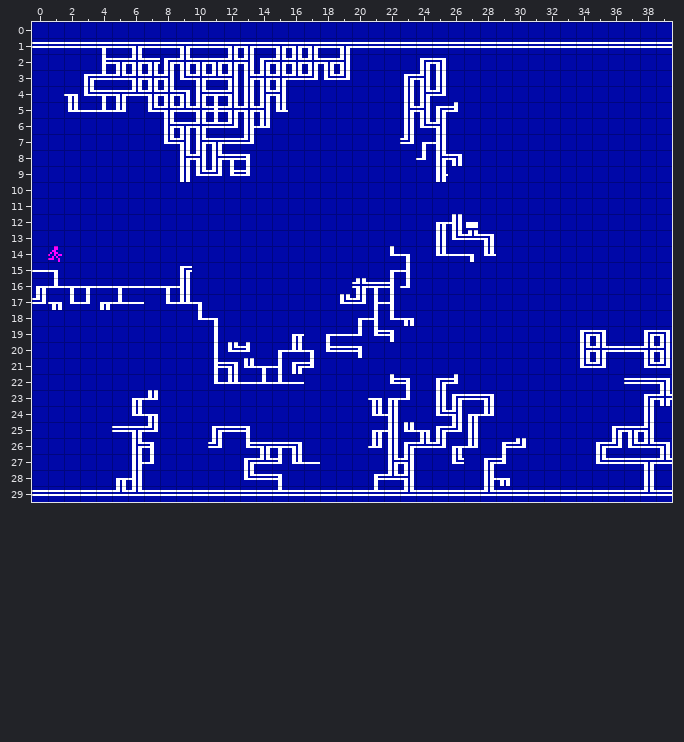
Level history. Tiled map (JSON): assets/map/kvn-long-map/room-giger-02.tmj. Above, as it was before the edit.
Cells are 8x8 px. Shown: x 0..39, y 0..29.
The same view after the edit:
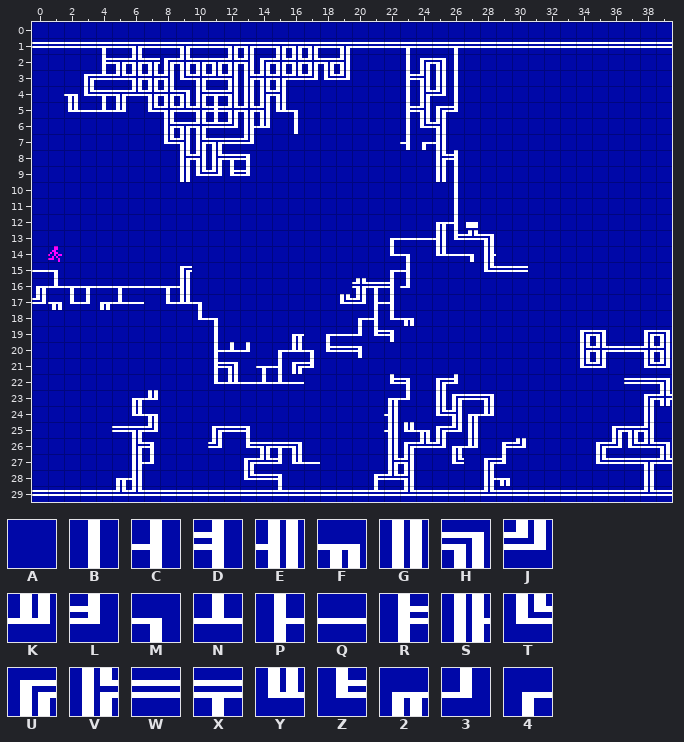
Key: from "bg": A 0, B 179, C 180, D 181, E 182, F 183, G 186, H 187, J 188, K 189, L 190, M 191, N 193, P 195, Q 196, R 198, S 199, T 200, U 201, V 204, W 205, X 209, Y 211, Z 212, 2 214, 3 217, 4 218.
_ is an empty cell.
Tiles replaced or removed in this view: 2, 3, A, B, E, F, G, H, J, K, L, S, T, U, V, W, Y.
Difference:
Changed rows in their new state; . is an unchanged cell.
Layer "Tile Layer 1":
first column x 16:
 1 .......X..X....
 2 .......B..B....
 3 .......R..B....
 4 .......B..B....
 5 M......R.......
 6 B......B.......
 7 .......C.......
 8 ........A.D....
 9 .........GB....
10 ..........B....
11 ..........B....
12 ..........C....
13 ......4QQEZ....
14 ............S..
15 ............TWW
first column x 11:
20 PN3........
21 ..A........
23 ..........A
24 ..........A
25 ..........A
26 ..........A
Pixel boxes of the changes (left, top, right, bottom) in both pictures:
changed: (390, 48, 462, 246)
changed: (288, 110, 298, 134)
changed: (484, 254, 528, 272)
changed: (218, 342, 256, 368)
changed: (368, 398, 384, 448)
